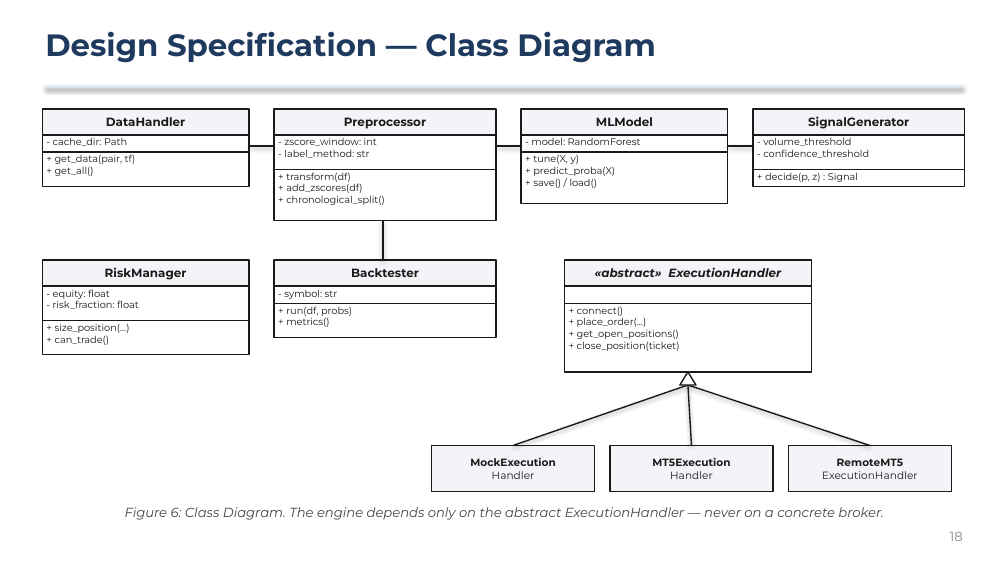
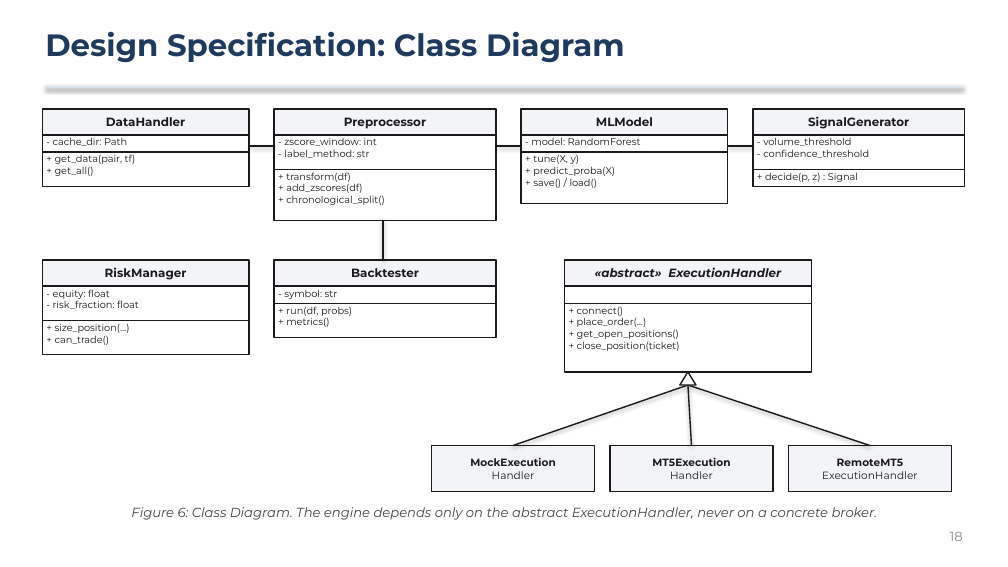
Before and after one commit to greatonical/scikit-automated-trading-system, a slide deck: slide 18 of docs/DEFENCE_PRESENTATION.pptx. Drawn at 1008x567 pixels with LibreOffice and Linux fonts; fonts in the diff are those of the drawing. Boxes give left, top, right and bottom in pixels: in the first picture for what was removed or moved away, otherwise in the second. Text is boxed around its words. In the diff, an @@ line names an element or a change of style, - is before the commit and + after.

```diff
--- a/docs/DEFENCE_PRESENTATION.pptx
+++ b/docs/DEFENCE_PRESENTATION.pptx
@@ text at (45,31,625,63): text changed @@
-Design Specification — Class Diagram
+Design Specification: Class Diagram
@@ text at (131,507,878,520): text changed @@
-Figure 6: Class Diagram. The engine depends only on the abstract ExecutionHandler — never on a concrete broker.
+Figure 6: Class Diagram. The engine depends only on the abstract ExecutionHandler, never on a concrete broker.
```
Also in this commit, not shown: 29 other slides changed, 2 other files.
